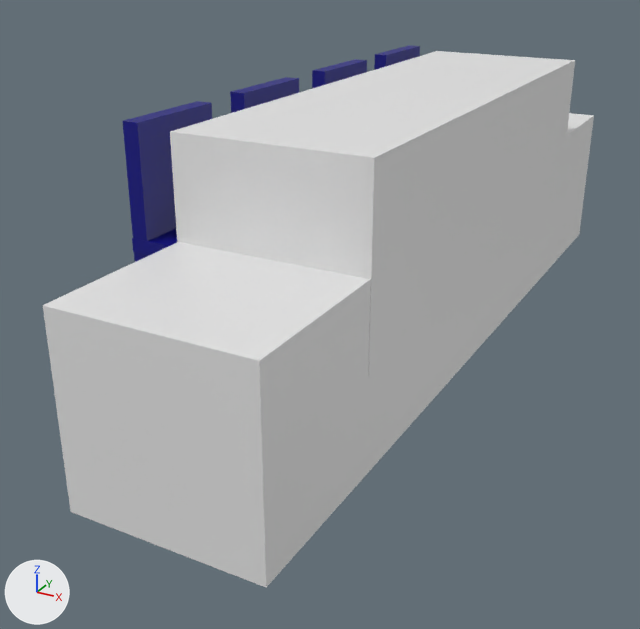
The glTF model theroom/excersizes/teater/seatrow_blue.gltf as it was, and as the next commit left it.
The view is the same before and after, from a 50 mm lens placed at (5.11, -9.66, 3.79), pointed at (0.27, -0.85, -0.61). Every picture has the same lights, and +X, +Y and +Z are marked at lower left. Where no turn or scale is listed for an object, it has been applied to the vertices.

In view in the first picture: '4chair', 'carpet.zone', 'front.zone'.
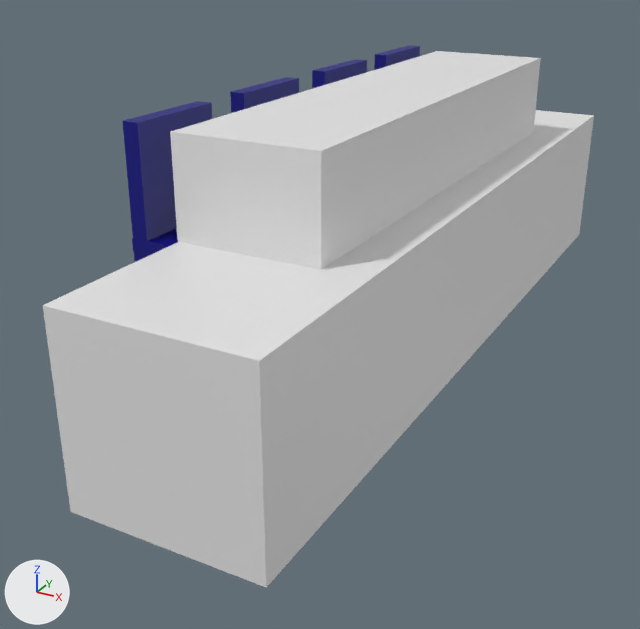
Commit message: More fixings - adjusted size of front.zone

Edits to the scene script, one JSON object a line:
```json
{"op": "set", "path": "ob_front_zone.location", "old": "(1.03, 0.04, 1.06)", "new": "(0.79, 0.04, 1.06)"}
{"op": "set", "path": "ob_front_zone.scale", "old": "(-1.04, -3.24, -1.0)", "new": "(-0.788, -3.24, -1.0)"}
```

Boxes (x1, y1, x2, y2) around the edits, measured in the pictures (640 x 629 px):
```json
{"object": "front.zone", "change": "moved, rescaled", "before": [170, 51, 575, 376], "after": [170, 51, 541, 269]}
```
